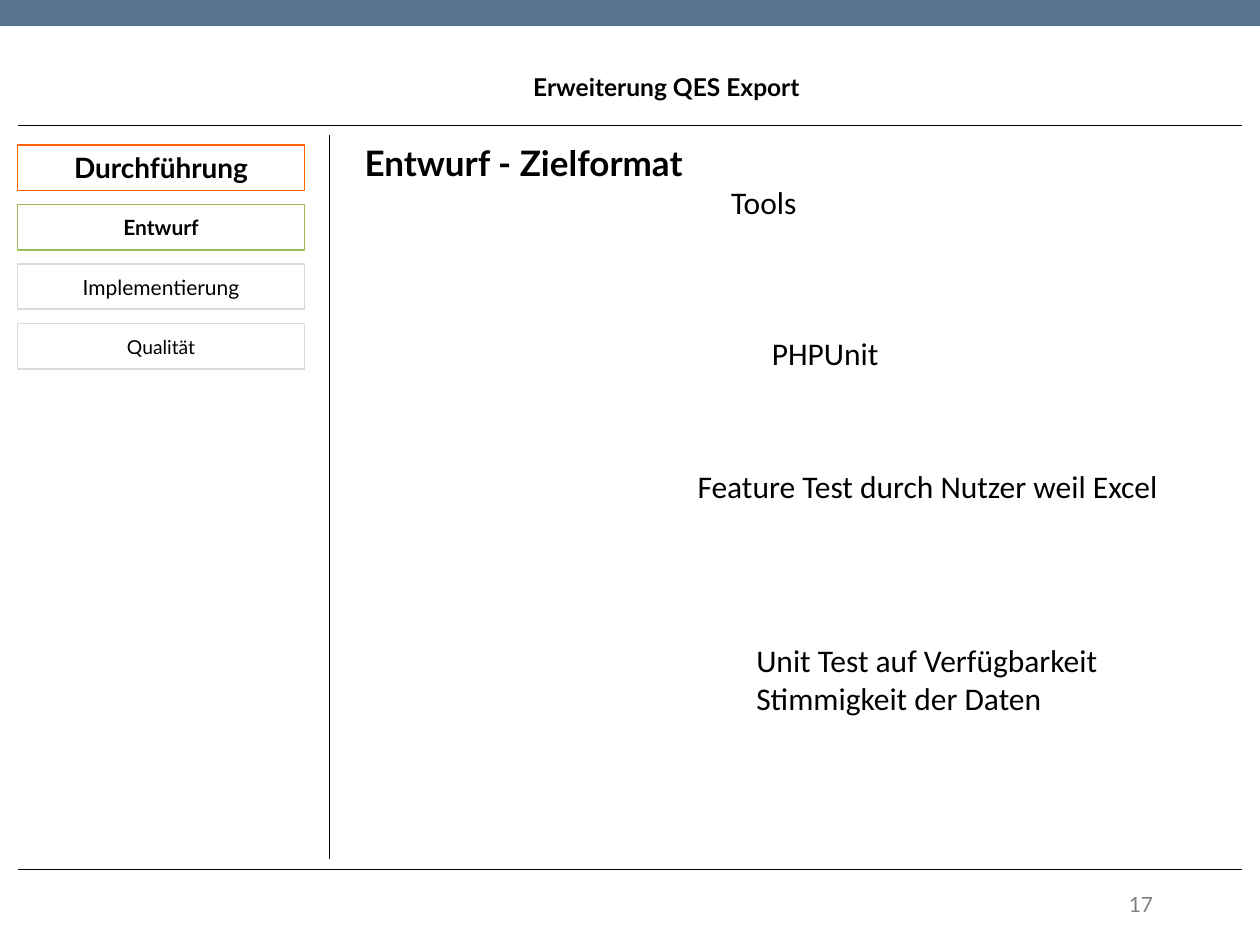
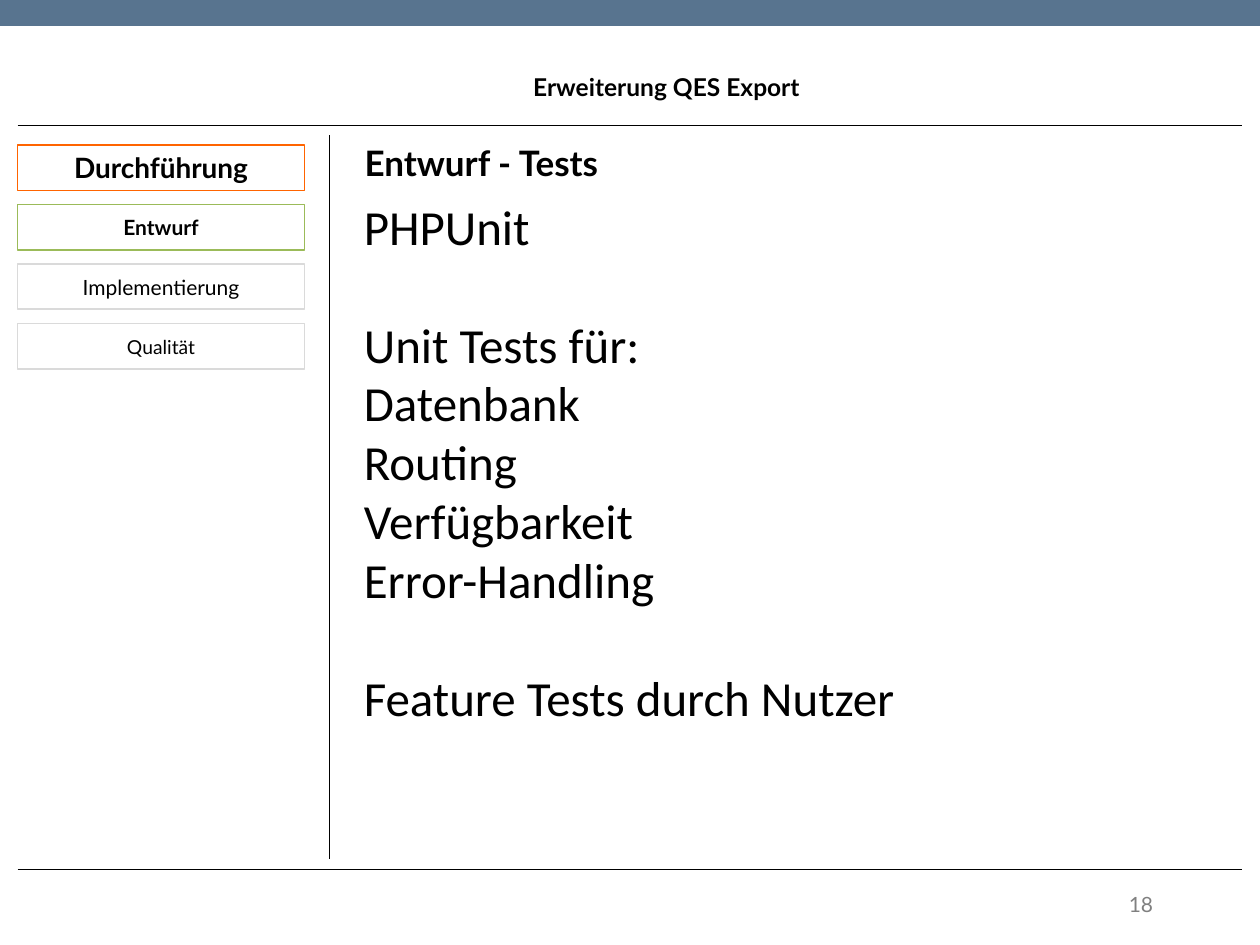
Before and after one commit to TwoHorus/dbExelExportLaravel, a slide deck: slide 18 of DOC/Fachgespraech.pptx (slide 17 before the commit). Drawn at 1260x945 pixels with LibreOffice and Linux fonts; fonts in the diff are those of the drawing; background and template pictures are left out. Boxes give left, top, right and bottom in pixels: in the first picture for what was removed or moved away, otherwise in the second. Text is boxed around its words. In the diff, an @@ line names an element or a change of style, - is before the commit and + after.

```diff
--- a/DOC/Fachgespraech.pptx
+++ b/DOC/Fachgespraech.pptx
@@ text at box(365, 150, 598, 177): text changed @@
-Entwurf - Zielformat
+Entwurf - Tests
@@ text removed at box(731, 192, 796, 215) @@
-Tools
@@ text added at box(364, 211, 894, 717), 28 pt, text #000000 @@
+PHPUnit
+Unit Tests für:
+Datenbank
+Routing
+Verfügbarkeit
+Error-Handling
+Feature Tests durch Nutzer
@@ text removed at box(772, 343, 879, 366) @@
-PHPUnit
@@ text removed at box(698, 476, 1157, 499) @@
-Feature Test durch Nutzer weil Excel
@@ text removed at box(756, 650, 1097, 716) @@
-Unit Test auf Verfügbarkeit
-Stimmigkeit der Daten
@@ page number at box(1129, 897, 1153, 912): text changed @@
-17
+18
```
Also in this commit, not shown: 7 other slides changed, 1 slide added.
